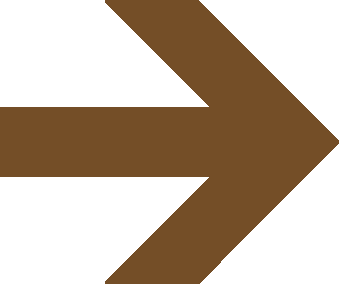
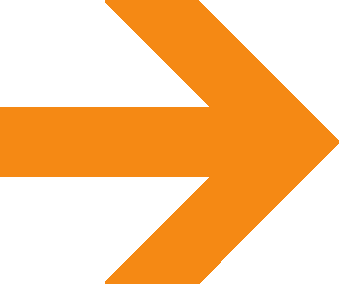
Layered file, before and after one edit (339px x 284px). Changes by layer:
painted on "Layer 1" over [0, 0, 339, 284]
